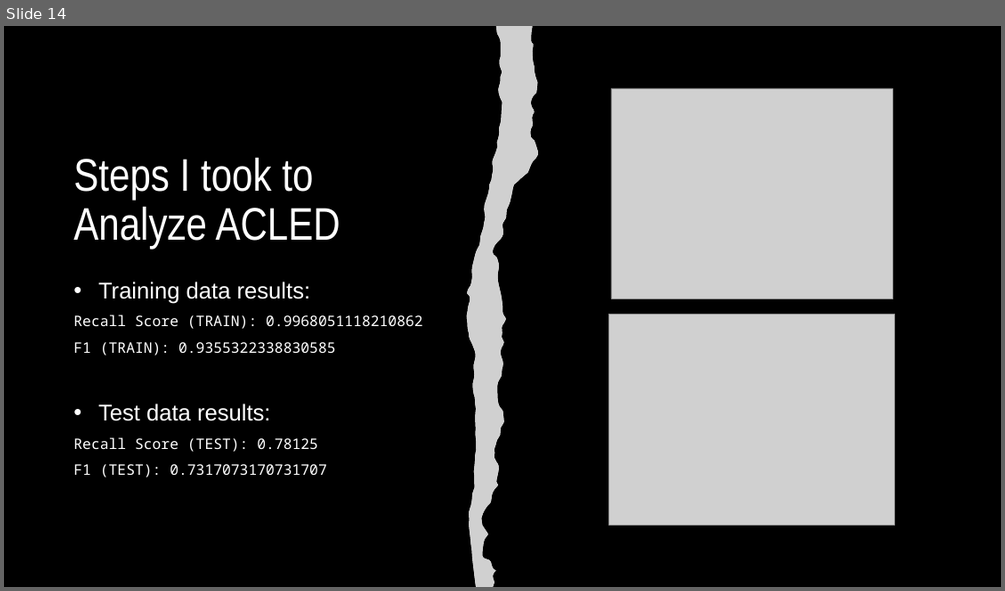
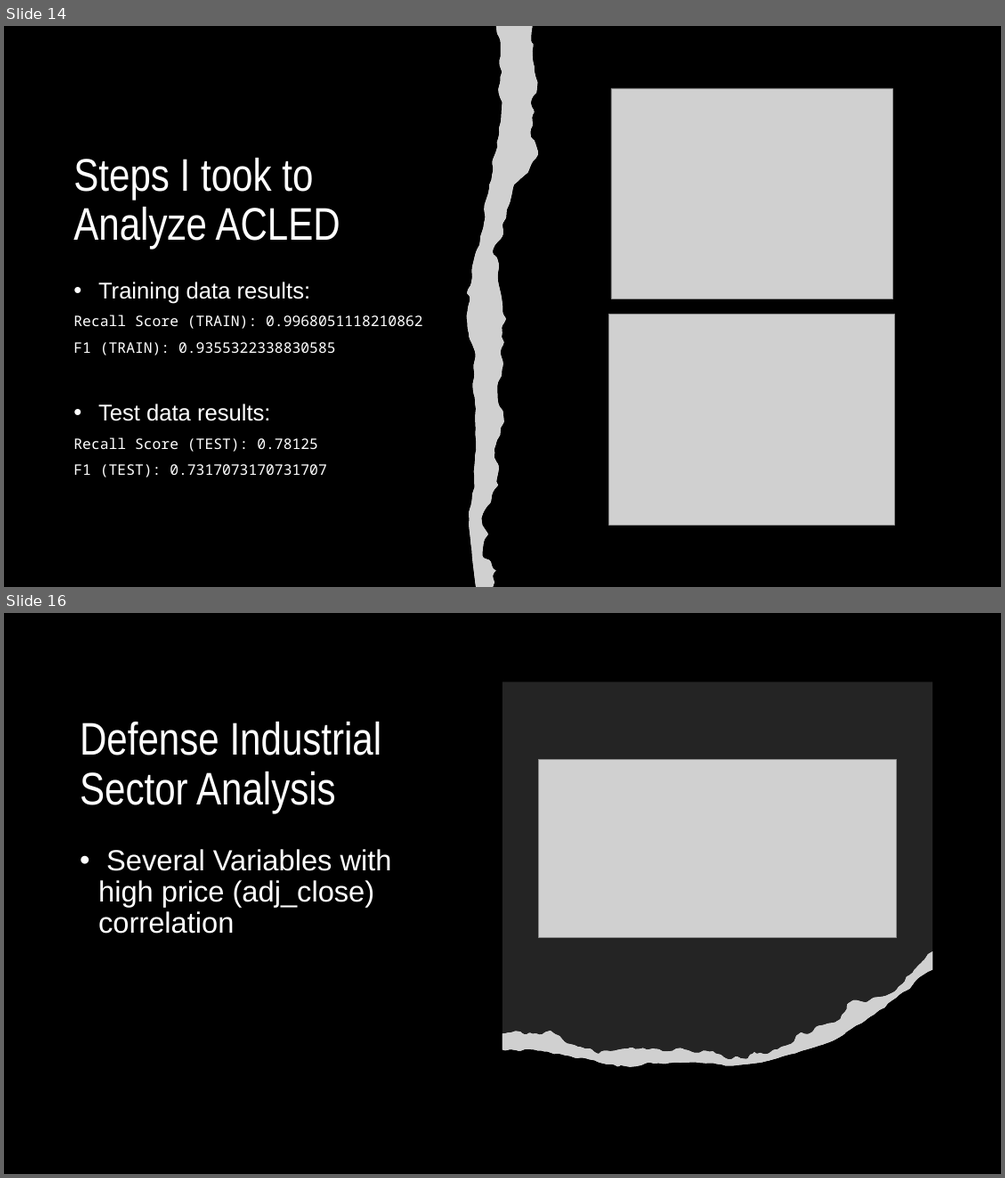
Before and after one commit to fs247/CSI777_Final_Project, a slide deck: CSI777_Final Presentation.pptx. Shown one above the other, each under a label of ours: slide 14 before the commit, slides 14 and 16 after it; the slides between them are not shown. The pictures are 1005x591 and 1005x1178 pixels, drawn with LibreOffice and Linux fonts; fonts in the diff are those of the drawing; grey boxes stand for pictures. Boxes give left, top, right and bottom in pixels: in the first picture for what was removed or moved away, otherwise in the second. Text is boxed around its words. In the diff, an @@ line names an element or a change of style, - is before the commit and + after.

```diff
--- a/CSI777_Final Presentation.pptx
+++ b/CSI777_Final Presentation.pptx
@@ slide 16 added at (4,613,1001,1174), background #000000 @@
@@ title added at (80,721,382,813), 44 pt, text #FFFFFF @@
+Defense Industrial Sector Analysis
@@ picture added at (539,760,896,938) @@
@@ text added at (98,849,392,933), 28 pt, text #FFFFFF @@
+• Several Variables with high price (adj_close) correlation
@@ group added at (502,682,933,1067): 3 freeform shapes, 1 picture @@
```
Also in this commit, not shown: 6 other slides added.
